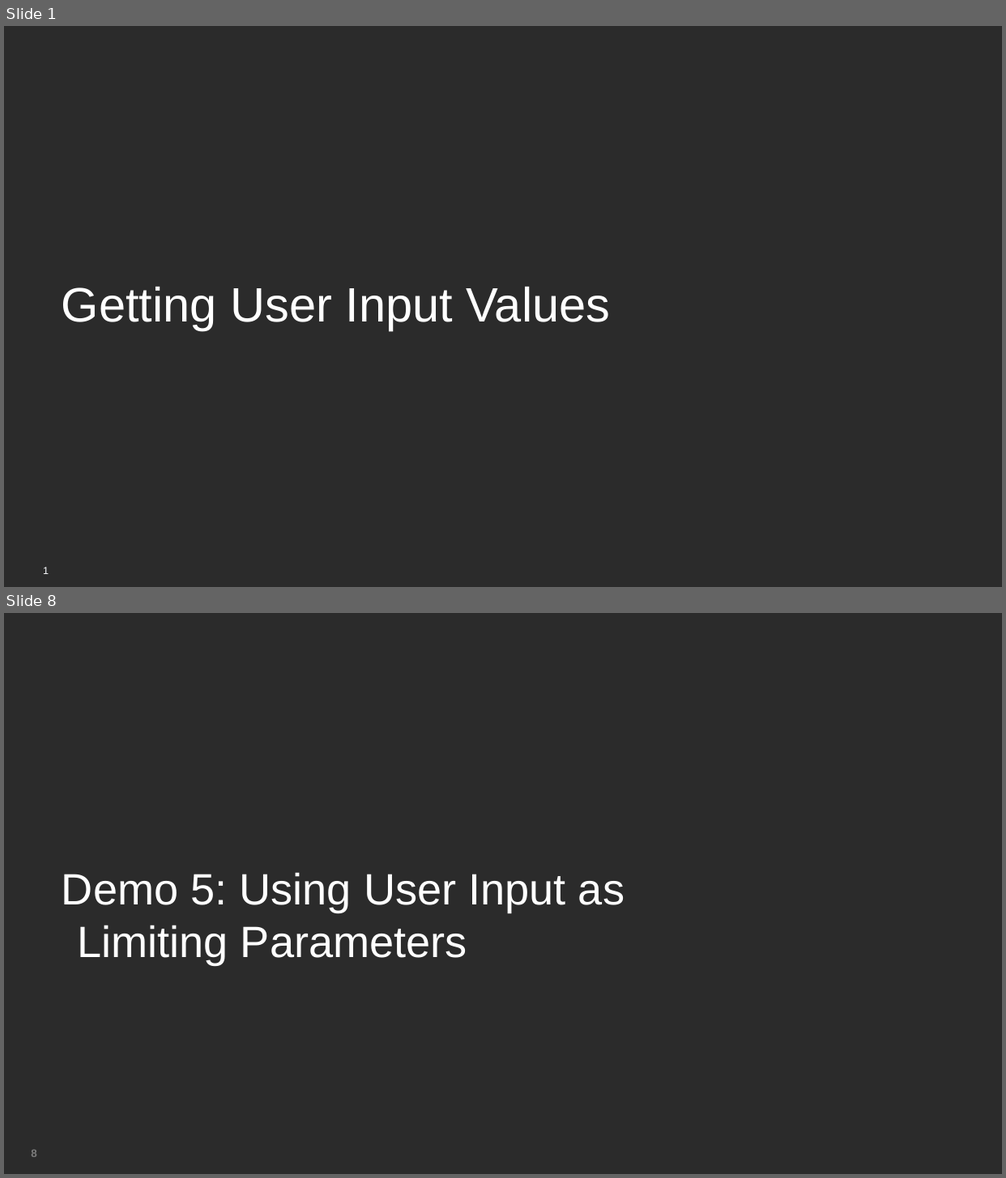
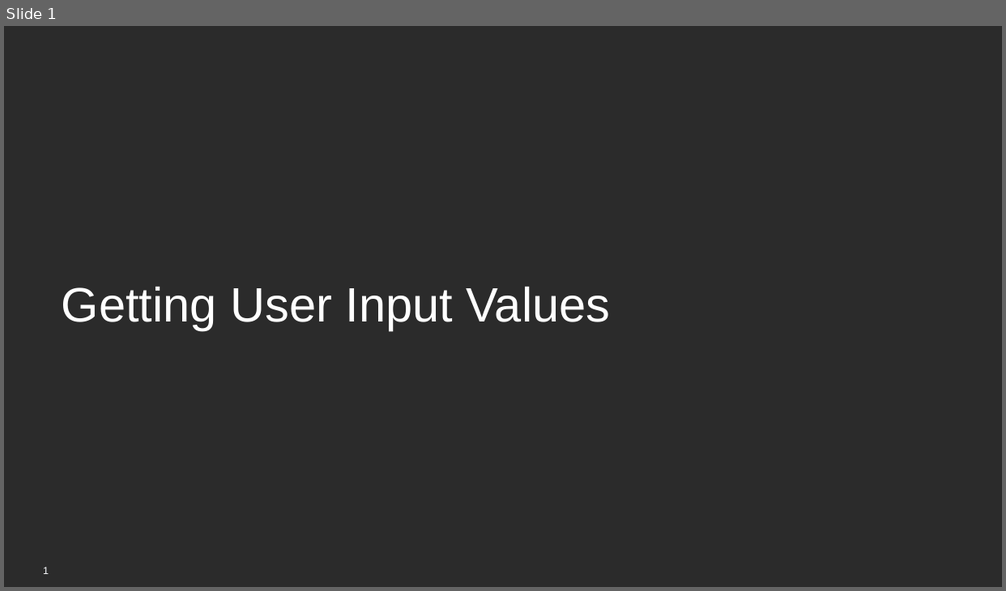
Before and after one commit to BrightcoveLearning/VideoCloudMediaAPI, a slide deck: VideoSessionsMaterials/getting-user-input.pptx. Shown one above the other, each under a label of ours: slides 1 and 8 before the commit, slide 1 after it; the slides between them are not shown. The pictures are 1006x1178 and 1006x591 pixels, drawn with LibreOffice and Linux fonts; fonts in the diff are those of the drawing; background and template pictures are left out; a plain dark background stands for a picture behind light text. Boxes give left, top, right and bottom in pixels: in the first picture for what was removed or moved away, otherwise in the second. Text is boxed around its words. In the diff, an @@ line names an element or a change of style, - is before the commit and + after.

```diff
--- a/VideoSessionsMaterials/getting-user-input.pptx
+++ b/VideoSessionsMaterials/getting-user-input.pptx
@@ slide 8 removed at <box>4,613,1002,1174</box>, background picture (left out) @@
@@ text removed at <box>62,872,624,965</box> @@
-Demo 5: Using User Input as Limiting Parameters
@@ page number removed at <box>31,1150,37,1157</box> @@
-8
```
Also in this commit, not shown: 1 slide changed, 1 slide added, 5 other slides removed.
